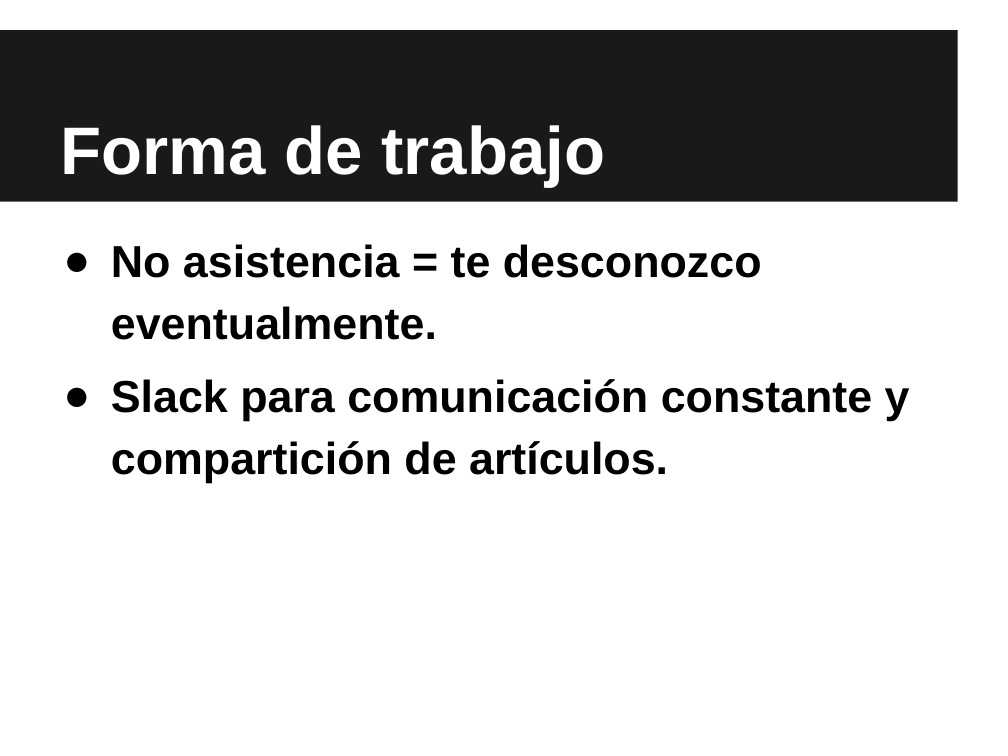
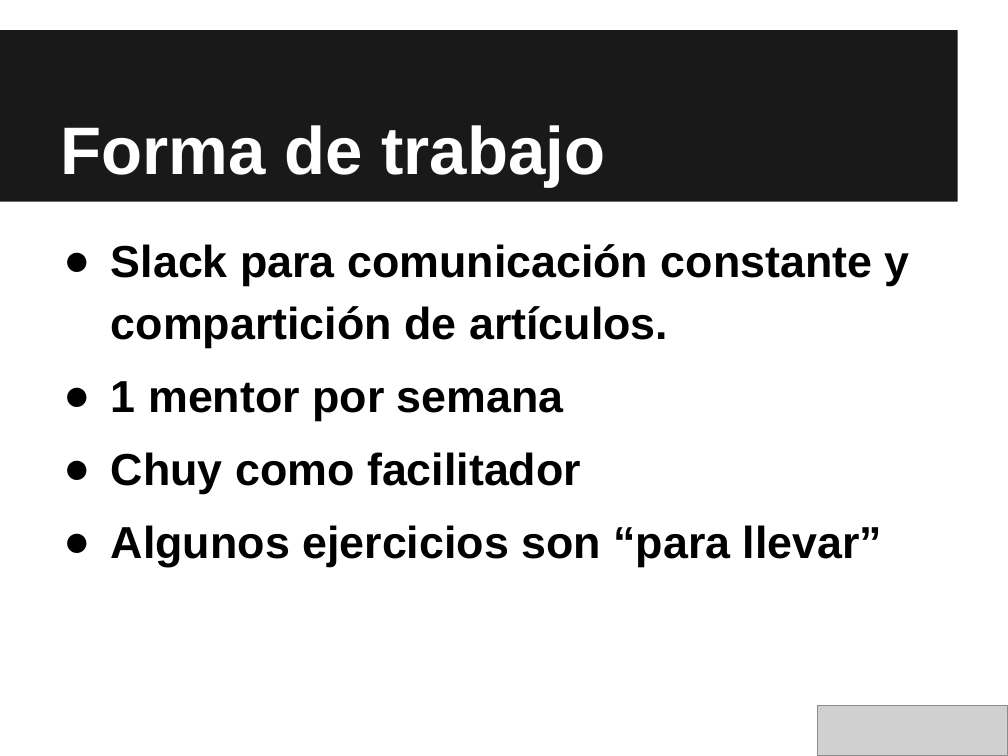
Before and after one commit to hackerschoolmty/newbies, a slide deck: slide 26 of Semana1/0. Intro/Newbies - Clase 0_ Inicio.pptx (slide 24 before the commit). Drawn at 1008x756 pixels with LibreOffice and Linux fonts; fonts in the diff are those of the drawing; grey boxes stand for pictures. Boxes give left, top, right and bottom in pixels: in the first picture for what was removed or moved away, otherwise in the second. Text is boxed around its words. In the diff, an @@ line names an element or a change of style, - is before the commit and + after.

```diff
--- a/Semana1/0. Intro/Newbies - Clase 0_ Inicio.pptx
+++ b/Semana1/0. Intro/Newbies - Clase 0_ Inicio.pptx
@@ text at (111, 244, 762, 340): paragraph removed @@
-● No asistencia = te desconozco eventualmente.
@@ text at (111, 381, 882, 567): paragraphs added @@
+● 1 mentor por semana
+● Chuy como facilitador
+● Algunos ejercicios son “para llevar”
@@ picture added at (817, 706, 1008, 756) @@
```
Also in this commit, not shown: 17 other slides changed, 4 slides added, 2 slides removed, 29 other files.
